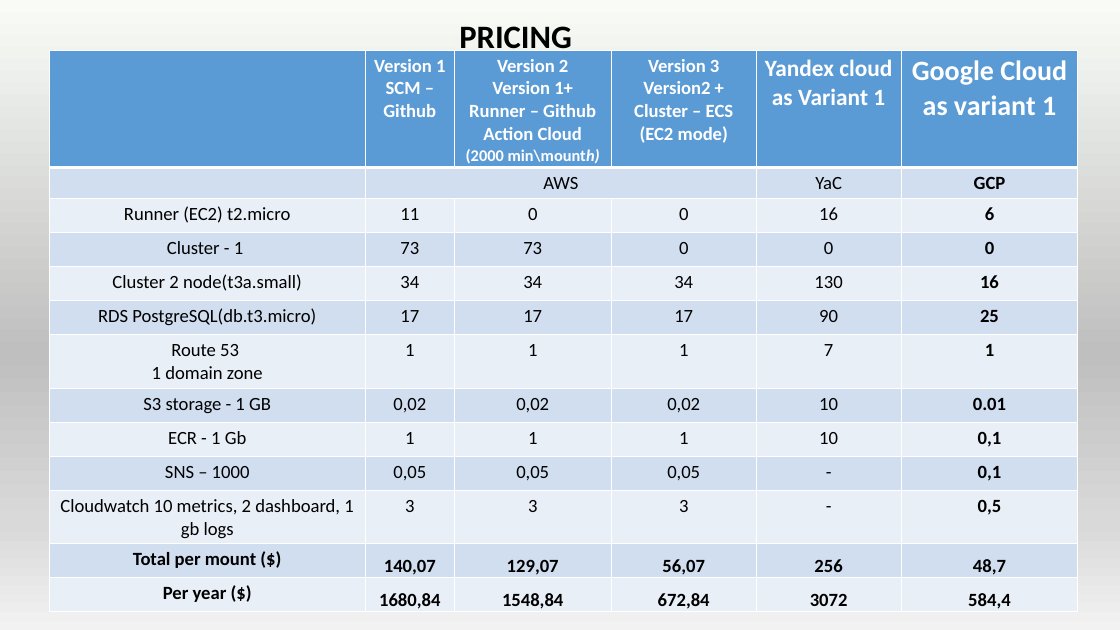
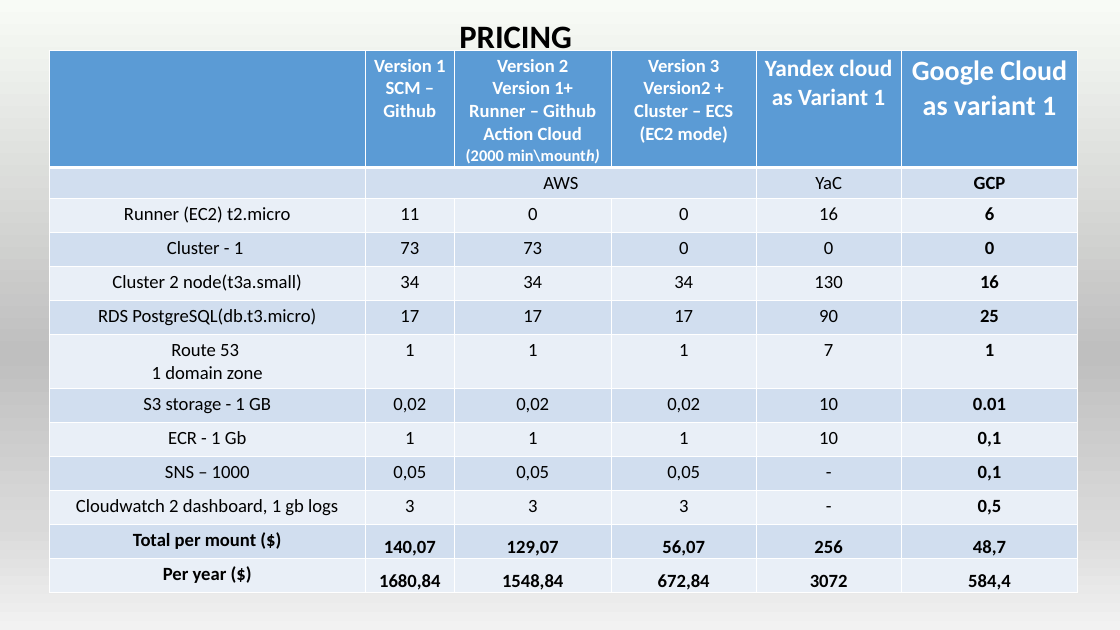
Before and after one commit to runalsh/epam-devops-aws, a slide deck: slide 20 of pres.pptx. Drawn at 1120x630 pixels with LibreOffice and Linux fonts; fonts in the diff are those of the drawing. Boxes give left, top, right and bottom in pixels: in the first picture for what was removed or moved away, otherwise in the second. Text is boxed around its words. In the diff, an @@ line names an element or a change of style, - is before the commit and + after.

```diff
--- a/pres.pptx
+++ b/pres.pptx
@@ table at (49,50,1079,594) @@
-row 11, column 1: Cloudwatch 10 metrics, 2 dashboard, 1 gb logs
+row 11, column 1: Cloudwatch 2 dashboard, 1 gb logs
```
Also in this commit, not shown: 1 other slide changed, 1 slide added, 1 slide removed, 2 other files.
